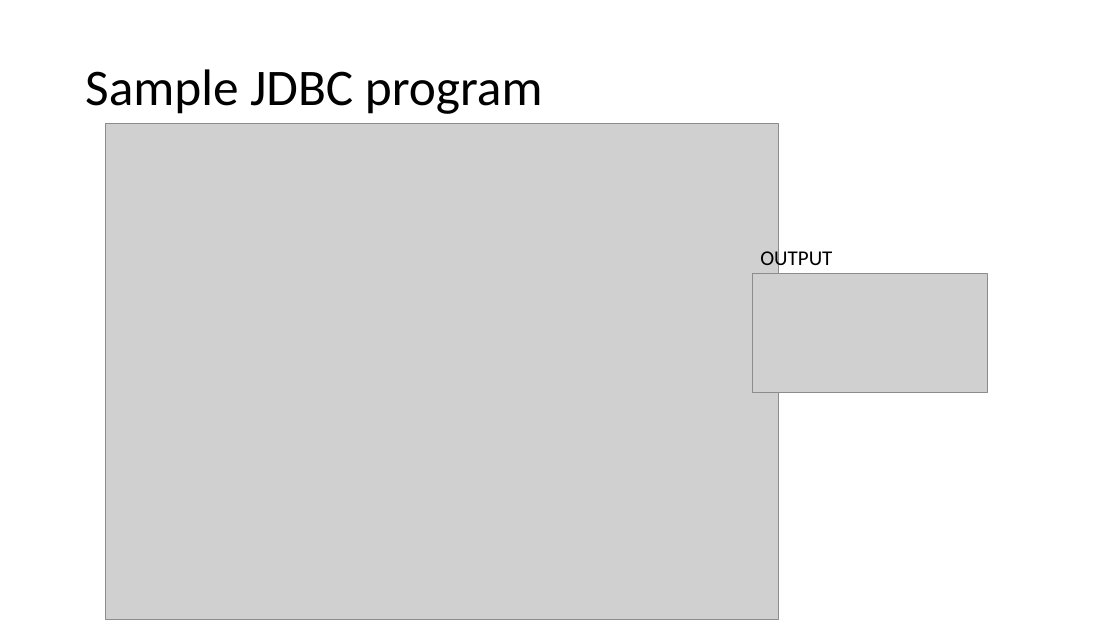
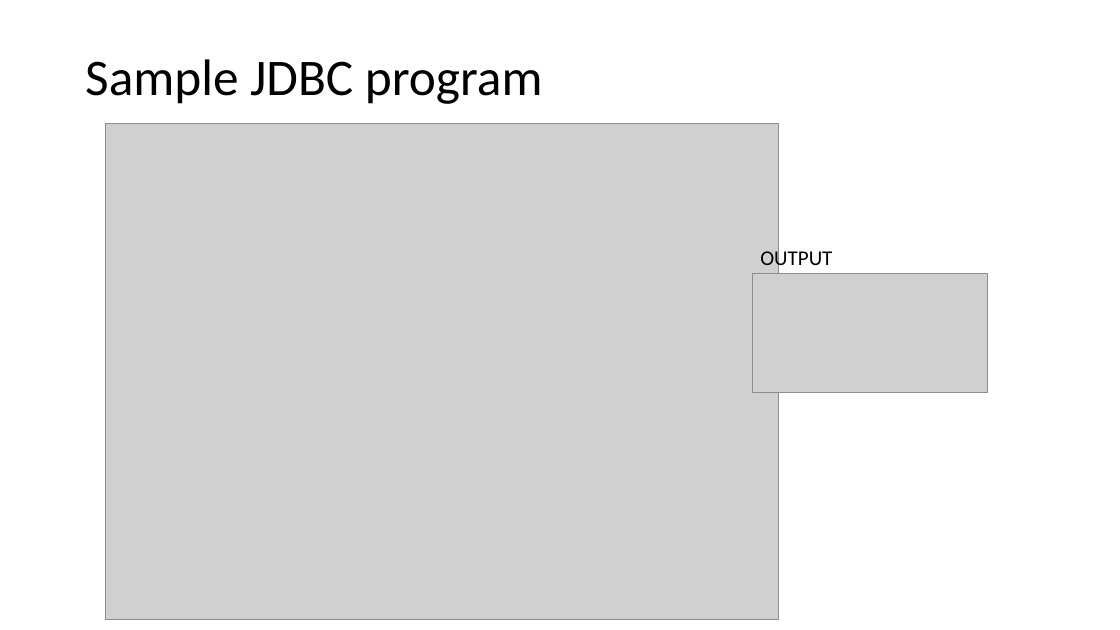
Before and after one commit to psp2108/JDBC_demo, a slide deck: slide 5 of JDBC_PPT/JDBC.pptx. Drawn at 1120x630 pixels with LibreOffice and Linux fonts; fonts in the diff are those of the drawing; grey boxes stand for pictures. Boxes give left, top, right and bottom in pixels: in the first picture for what was removed or moved away, otherwise in the second. Text is boxed around its words. In the diff, an @@ line names an element or a change of style, - is before the commit and + after.

```diff
--- a/JDBC_PPT/JDBC.pptx
+++ b/JDBC_PPT/JDBC.pptx
@@ text "Sample JDBC program": place and size @@
-text "Sample JDBC program" at <box>85,69,543,114</box>
+text "Sample JDBC program" at <box>85,59,543,104</box>
```
Also in this commit, not shown: 11 other slides changed, 4 slides added, 3 slides removed.
